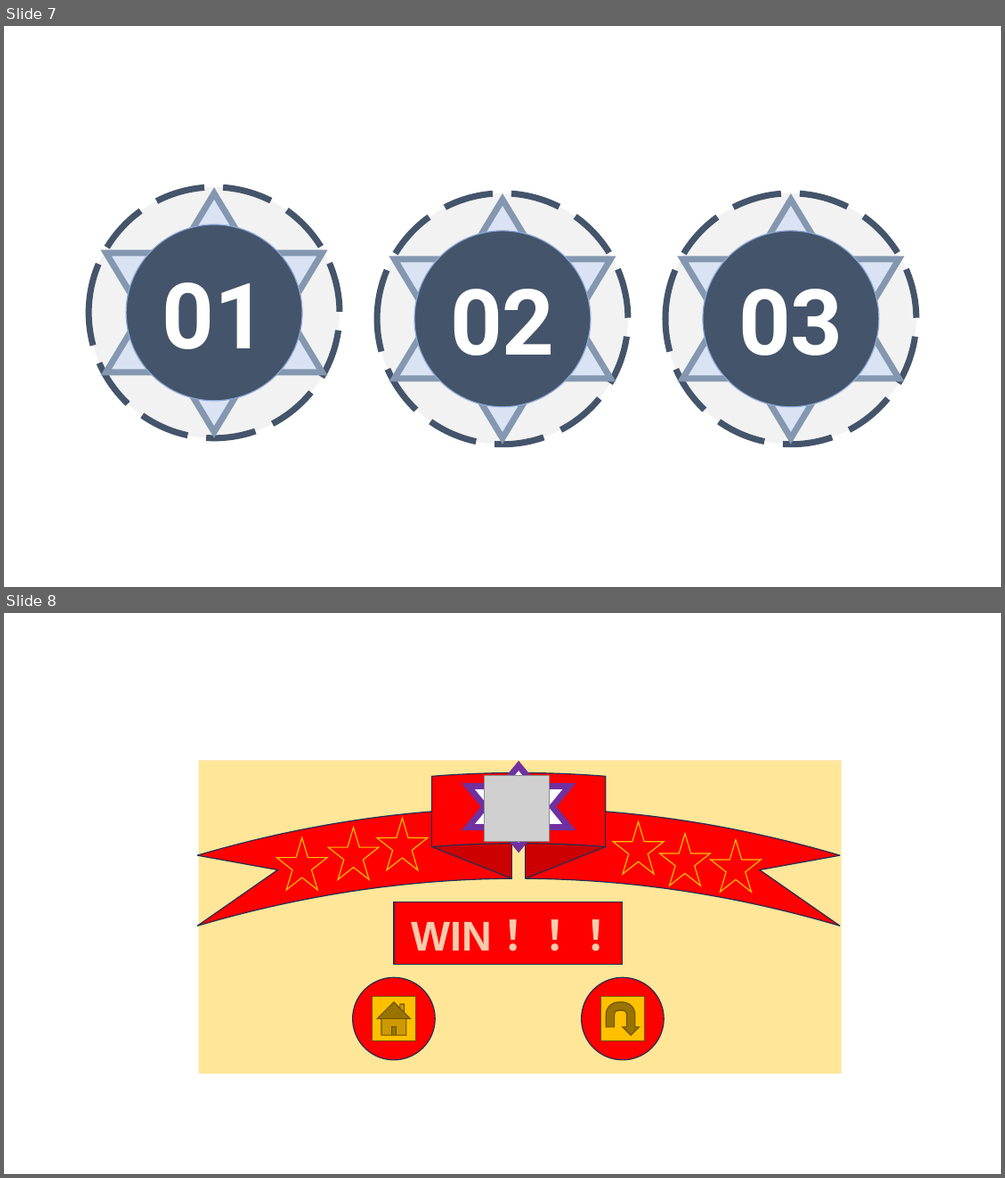
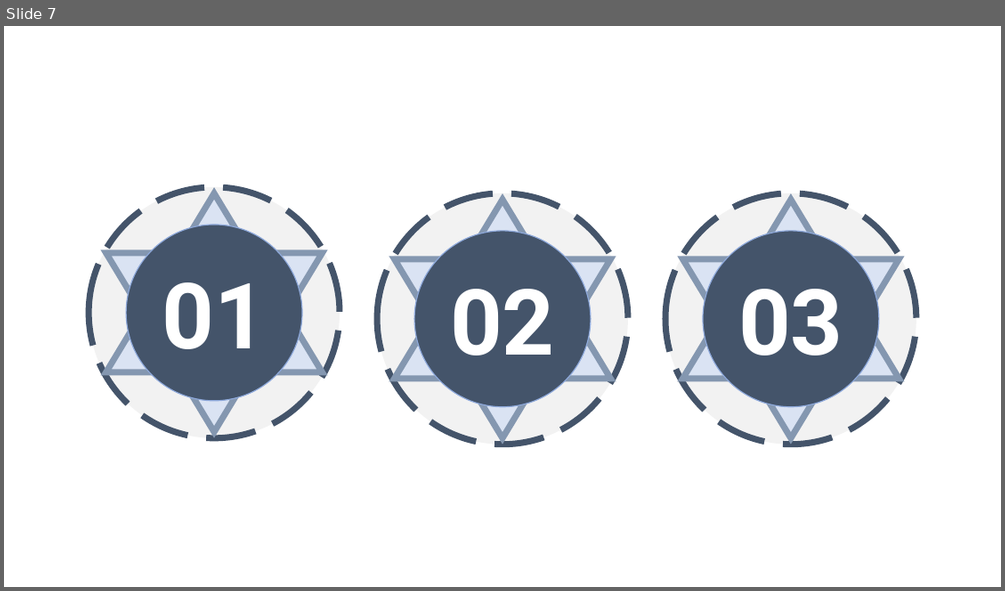
Before and after one commit to CBDT-JWT/EESDC2024-TOP, a slide deck: pics/paintings.pptx. Shown one above the other, each under a label of ours: slides 7 and 8 before the commit, slide 7 after it. The pictures are 1005x1178 and 1005x591 pixels, drawn with LibreOffice and Linux fonts; fonts in the diff are those of the drawing; grey boxes stand for pictures. Boxes give left, top, right and bottom in pixels: in the first picture for what was removed or moved away, otherwise in the second. Text is boxed around its words. In the diff, an @@ line names an element or a change of style, - is before the commit and + after.

```diff
--- a/pics/paintings.pptx
+++ b/pics/paintings.pptx
@@ slide 8 removed at (x1=4, y1=613, x2=1001, y2=1174), background #FFFFFF @@
@@ rectangle removed at (x1=198, y1=761, x2=841, y2=1074) @@
@@ star removed at (x1=469, y1=765, x2=569, y2=848) @@
@@ ellipse ribbon removed at (x1=198, y1=773, x2=841, y2=926) @@
@@ picture removed at (x1=484, y1=775, x2=550, y2=840) @@
@@ star removed at (x1=377, y1=818, x2=428, y2=870) @@
@@ star removed at (x1=614, y1=821, x2=663, y2=874) @@
@@ star removed at (x1=277, y1=837, x2=327, y2=890) @@
@@ star removed at (x1=329, y1=827, x2=379, y2=880) @@
@@ star removed at (x1=660, y1=834, x2=710, y2=886) @@
@@ star removed at (x1=711, y1=840, x2=760, y2=892) @@
@@ rectangle removed at (x1=394, y1=901, x2=623, y2=965) @@
@@ text removed at (x1=411, y1=922, x2=492, y2=950) @@
-WIN ！！！
@@ ellipse removed at (x1=353, y1=977, x2=435, y2=1060) @@
@@ ellipse removed at (x1=582, y1=977, x2=663, y2=1060) @@
@@ action button home removed at (x1=372, y1=997, x2=416, y2=1041) @@
@@ action button return removed at (x1=600, y1=997, x2=645, y2=1041) @@
```
Also in this commit, not shown: 4 slides added, 1 other slide removed, 26 other files.
